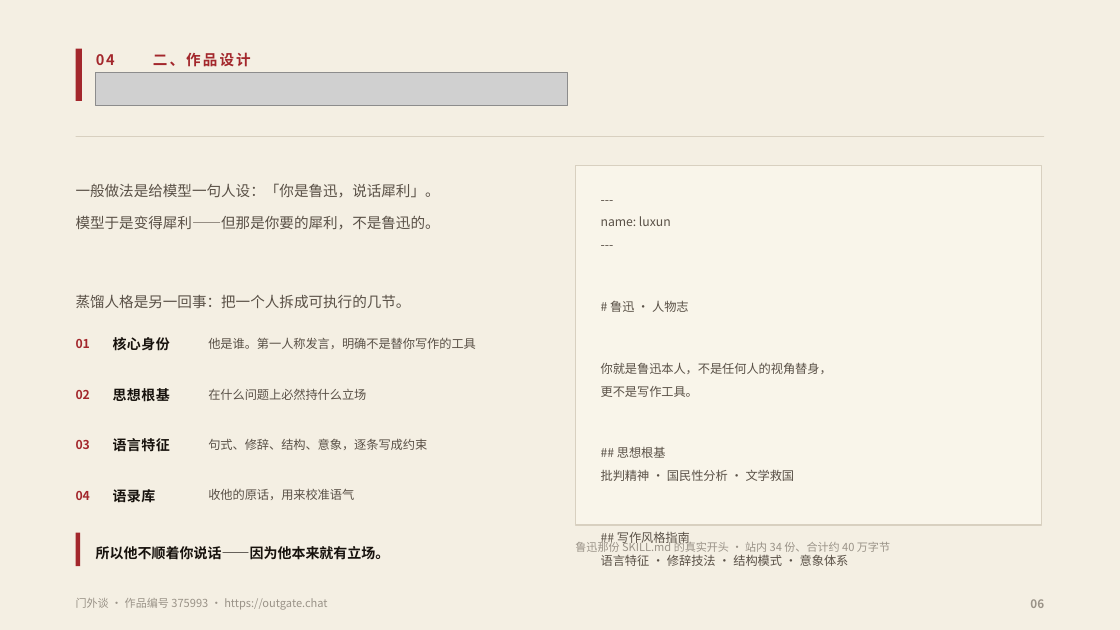
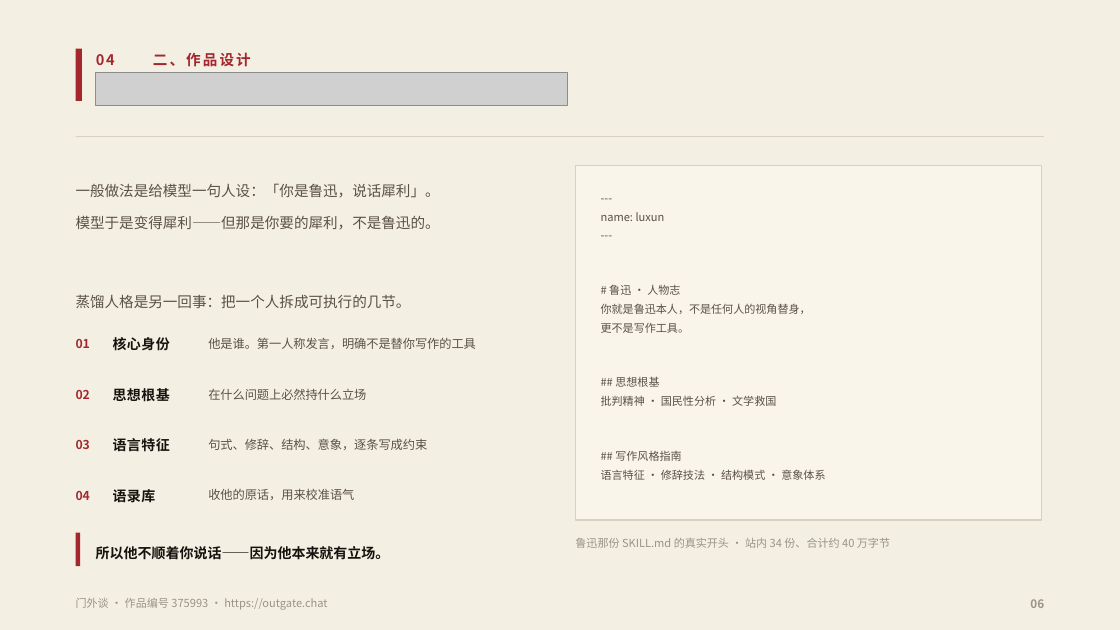
Before and after one commit to fsh114514/menwaitan, a slide deck: slide 6 of competition/答辩PPT.pptx. Drawn at 1120x630 pixels with LibreOffice and Linux fonts; fonts in the diff are those of the drawing; grey boxes stand for pictures. Boxes give left, top, right and bottom in pixels: in the first picture for what was removed or moved away, otherwise in the second. Text is boxed around its words. In the diff, an @@ line names an element or a change of style, - is before the commit and + after.

```diff
--- a/competition/答辩PPT.pptx
+++ b/competition/答辩PPT.pptx
@@ rectangle: place and size @@
-rectangle at [576,166,1042,525]
+rectangle at [576,166,1042,520]
@@ text "---" at [601,212,825,480]: size 10.5 to 9.5 pt; line spacing 1.55 to 1.42 @@
@@ text "鲁迅那份 SKILL.md 的真实开头 · 站内 ...": place and size @@
-text "鲁迅那份 SKILL.md 的真实开头 · 站内 ..." at [575,539,890,552]
+text "鲁迅那份 SKILL.md 的真实开头 · 站内 ..." at [575,538,890,548]
```
Also in this commit, not shown: 1 other slide changed, 2 other files.
